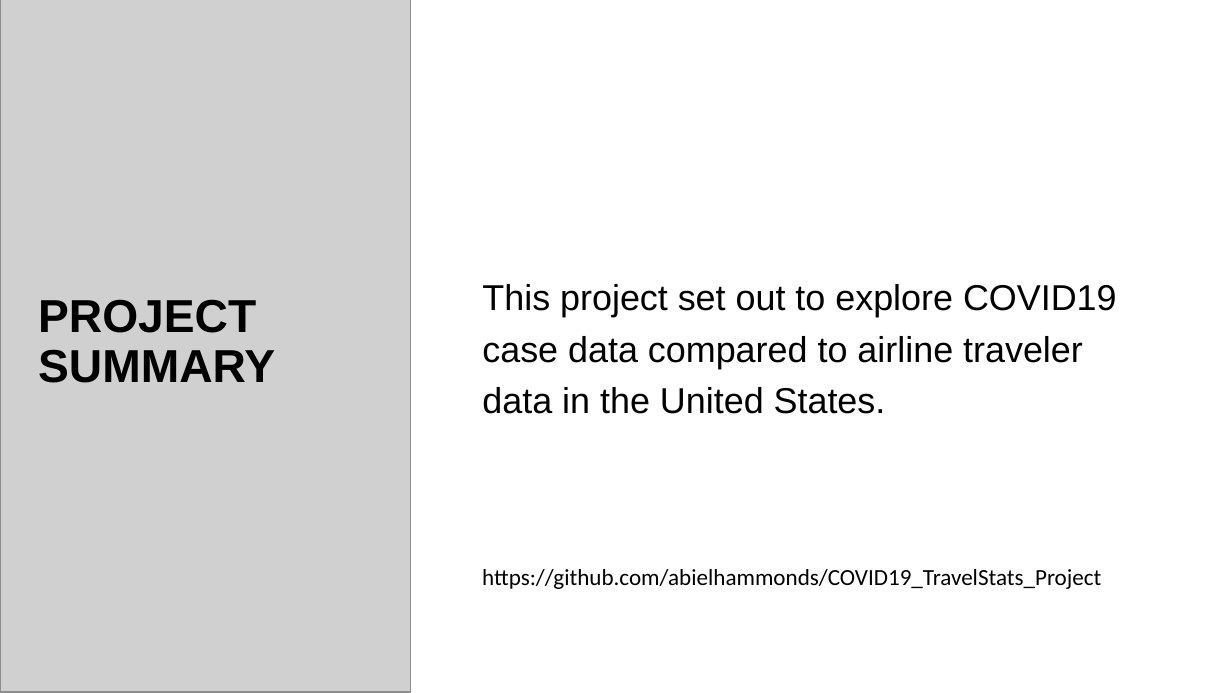
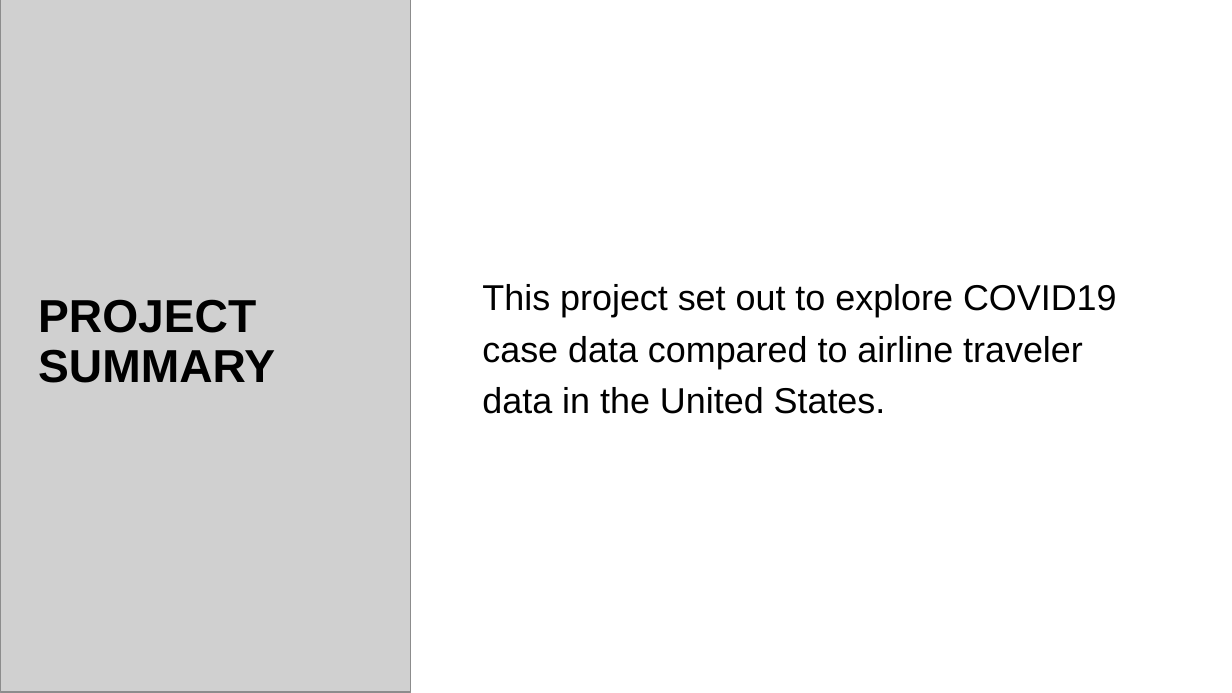
Before and after one commit to abielhammonds/COVID19_TravelStats_Project, a slide deck: slide 2 of COVID19_Travel Project Presentation.pptx. Drawn at 1232x693 pixels with LibreOffice and Linux fonts; fonts in the diff are those of the drawing; grey boxes stand for pictures; background and template pictures are left out. Boxes give left, top, right and bottom in pixels: in the first picture for what was removed or moved away, otherwise in the second. Text is boxed around its words. In the diff, an @@ line names an element or a change of style, - is before the commit and + after.

Commit message:
updating presentation

```diff
--- a/COVID19_Travel Project Presentation.pptx
+++ b/COVID19_Travel Project Presentation.pptx
@@ text removed at (x1=482, y1=569, x2=1101, y2=589) @@
-https://github.com/abielhammonds/COVID19_TravelStats_Project
```
Also in this commit, not shown: 1 other slide changed, 1 slide added.
